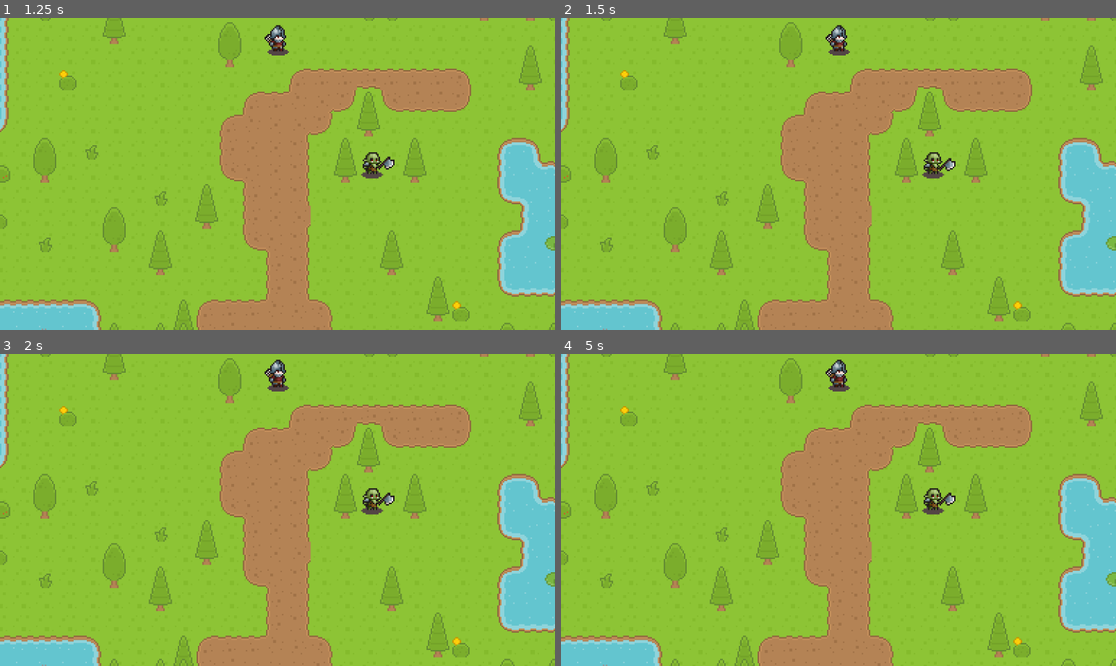
Above: before the commit, frames 1-4 (two rows, left to right).
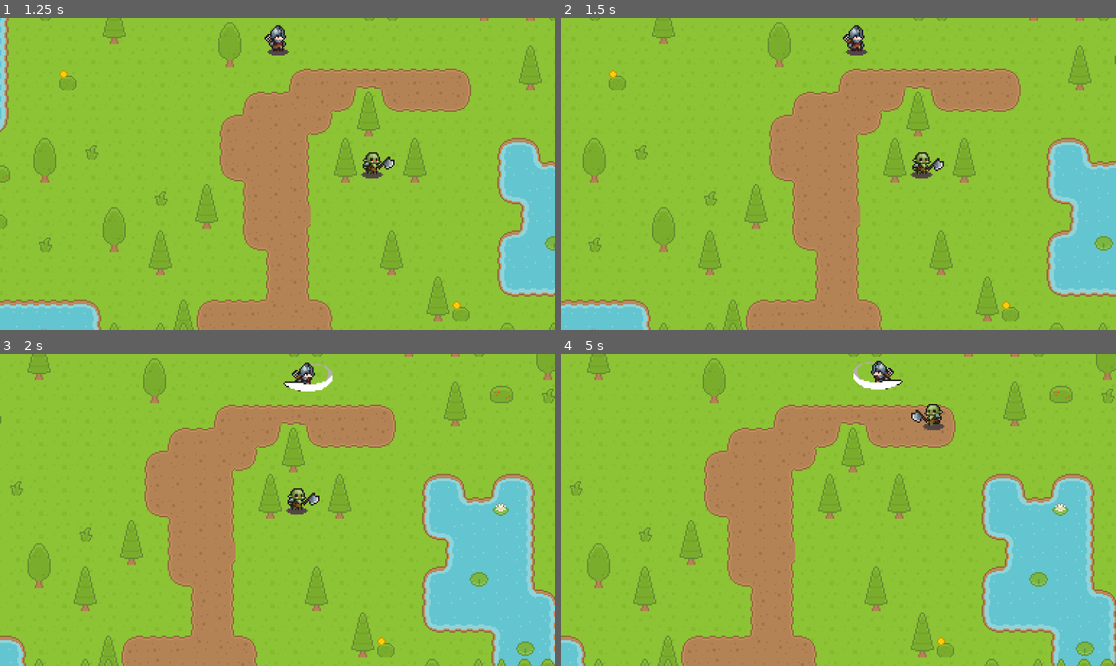
Above: after the commit, the same moments.

Repository: EyeAmTheOne/CS180_Project
Game: Godot game, scene res://ui/menus/MainMenu.tscn
The game is run twice, just before and just after one commit, with the same random seed, the same clock (stepped at 60 frames per second) and the same inputs.
Inputs:
- Up to frame 1 (1.25 s): click "Start" at 0.5 s
- Up to frame 2 (1.5 s): hold D (right) from 1.28 s (still down); tap F (attack) at 1.35 s
- Up to frame 3 (2 s): keep holding D (right)
- Up to frame 4 (5 s): release D (right) at 2.03 s; hold S (down) 2.03-2.78 s; tap F (attack) at 2.1, 3.05, 3.6, 4.35 s; hold D (right) 2.78-3.53 s; tap E (interact) at 2.85 s; hold W (up) 3.53-4.28 s; hold A (left) from 4.28 s (still down)

Frame 1 is identical in both runs. In frame 2, 12% of the frame differs, in the area x 0-100%, y 0-100%; in frame 3, 38%; in frame 4, 38%.
Error before the commit: Parse Error: Could not parse global class "Player" from "res://player/player.gd". (res://core/scene_manager.gd:3)

Commit message:
Fix missing death animation

Diff:
--- a/player/Player.tscn
+++ b/player/Player.tscn
@@ -348,33 +348,6 @@
 "values": [false]
 }
 
-[sub_resource type="Animation" id="Animation_ndjxb"]
-resource_name = "Hurt"
-tracks/0/type = "value"
-tracks/0/imported = false
-tracks/0/enabled = true
-tracks/0/path = NodePath("AnimatedSprite2D:animation")
-tracks/0/interp = 1
-tracks/0/loop_wrap = true
-tracks/0/keys = {
-"times": PackedFloat32Array(0.033333335),
-"transitions": PackedFloat32Array(1),
-"update": 1,
-"values": [&"hurt"]
-}
-tracks/1/type = "value"
-tracks/1/imported = false
-tracks/1/enabled = true
-tracks/1/path = NodePath("AnimatedSprite2D:frame")
-tracks/1/interp = 1
-tracks/1/loop_wrap = true
-tracks/1/keys = {
-"times": PackedFloat32Array(0.13333334, 0.36666667, 0.5666667, 0.76666665, 1.0333333),
-"transitions": PackedFloat32Array(1, 1, 1, 1, 1),
-"update": 0,
-"values": [0, 1, 3, 2, 3]
-}
-
 [sub_resource type="AnimationLibrary" id="AnimationLibrary_ndjxb"]
 _data = {
 &"Attack": SubResource("Animation_06mnu"),
@@ -420,6 +393,7 @@
 [sub_resource type="StyleBoxEmpty" id="StyleBoxEmpty_2m0d2"]
 
 [node name="Player" type="CharacterBody2D"]
+process_mode = 3
 collision_layer = 3
 motion_mode = 1
 script = ExtResource("1_3c3w1")
--- a/player/player.gd
+++ b/player/player.gd
@@ -78,6 +78,9 @@
 				animated_sprite.play("idle")
 	else:
 		if !player_dead:
+			if stun:
+				stun = false
+				animated_player.stop()
 			animated_sprite.play("death")
 			player_dead = true
 
@@ -101,14 +104,6 @@
 			target.harvest(self)
 			return
 
-func _on_animation_player_animation_finished(anim_name: StringName) -> void:
-	if anim_name == "Attack":
-		current_attack = false
-	elif anim_name == "Hurt":
-		stun = false
-		current_attack = false
-
-
 func _on_player_health_health_depleted() -> void:
 	player_active = false
 	get_node("./GameOverScreen").game_over()
